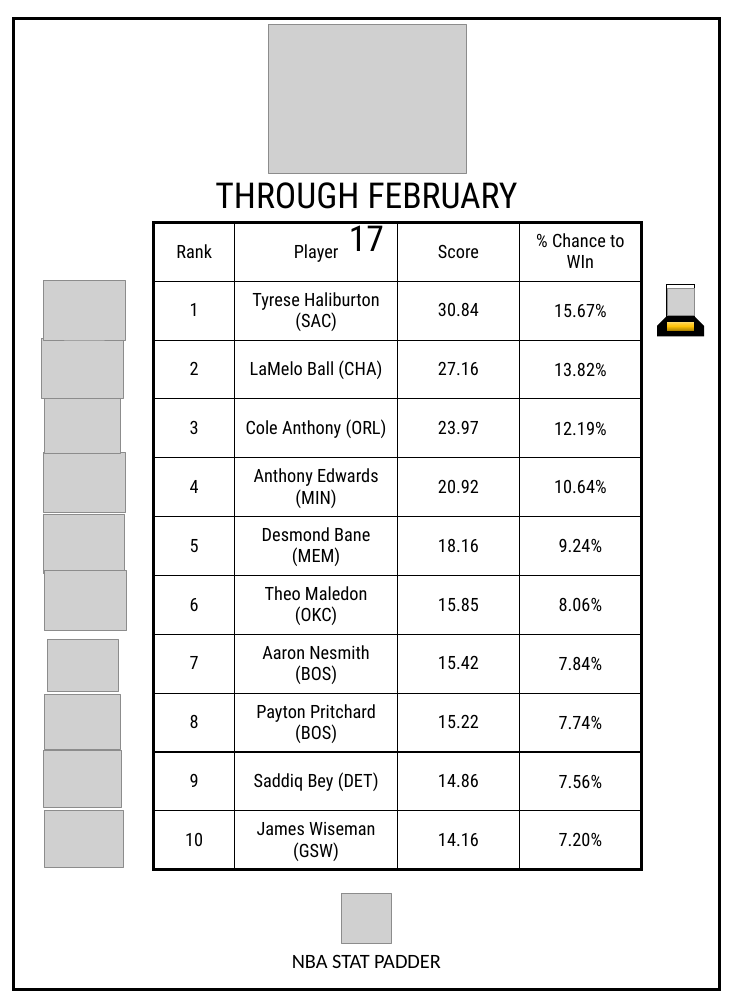
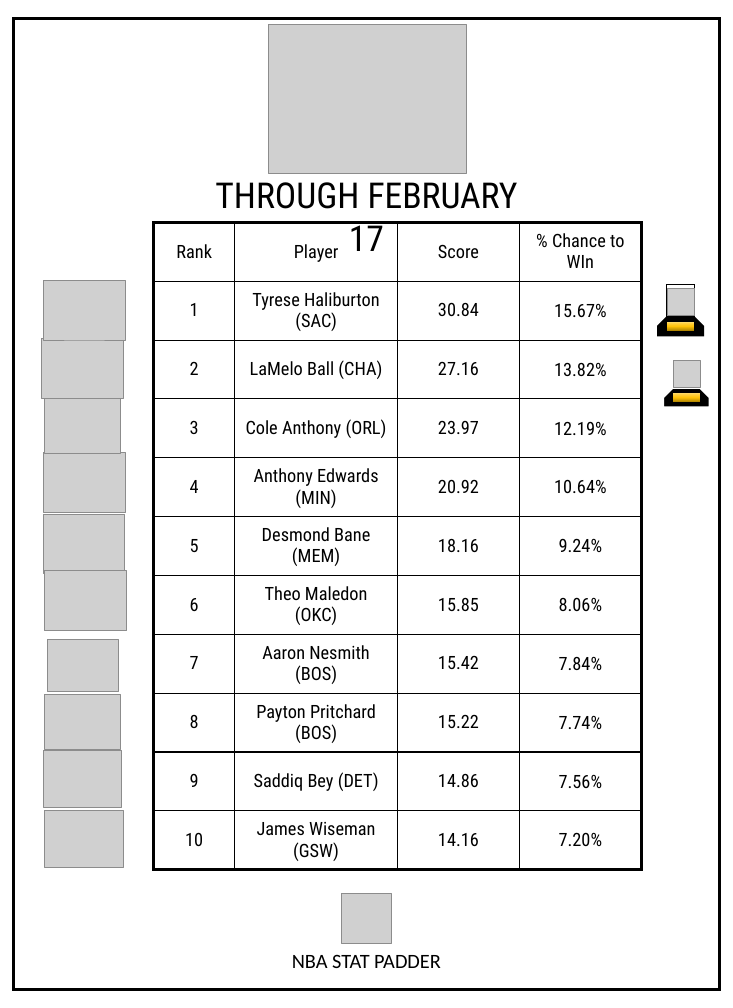
Before and after one commit to MKHN15/NBA-Stat-Padder, a slide deck: slide 2 of 2020-21 Season/ROTY Predictions/ROTY Graphic.pptx. Drawn at 733x1008 pixels with LibreOffice and Linux fonts; fonts in the diff are those of the drawing; grey boxes stand for pictures. Boxes give left, top, right and bottom in pixels: in the first picture for what was removed or moved away, otherwise in the second. Text is boxed around its words. In the diff, an @@ line names an element or a change of style, - is before the commit and + after.

```diff
--- a/2020-21 Season/ROTY Predictions/ROTY Graphic.pptx
+++ b/2020-21 Season/ROTY Predictions/ROTY Graphic.pptx
@@ group added at <box>663,356,709,407</box>: 1 rounded rectangle, 1 snip same rect, 1 rectangle, 1 picture @@
```
Also in this commit, not shown: 18 other files.
